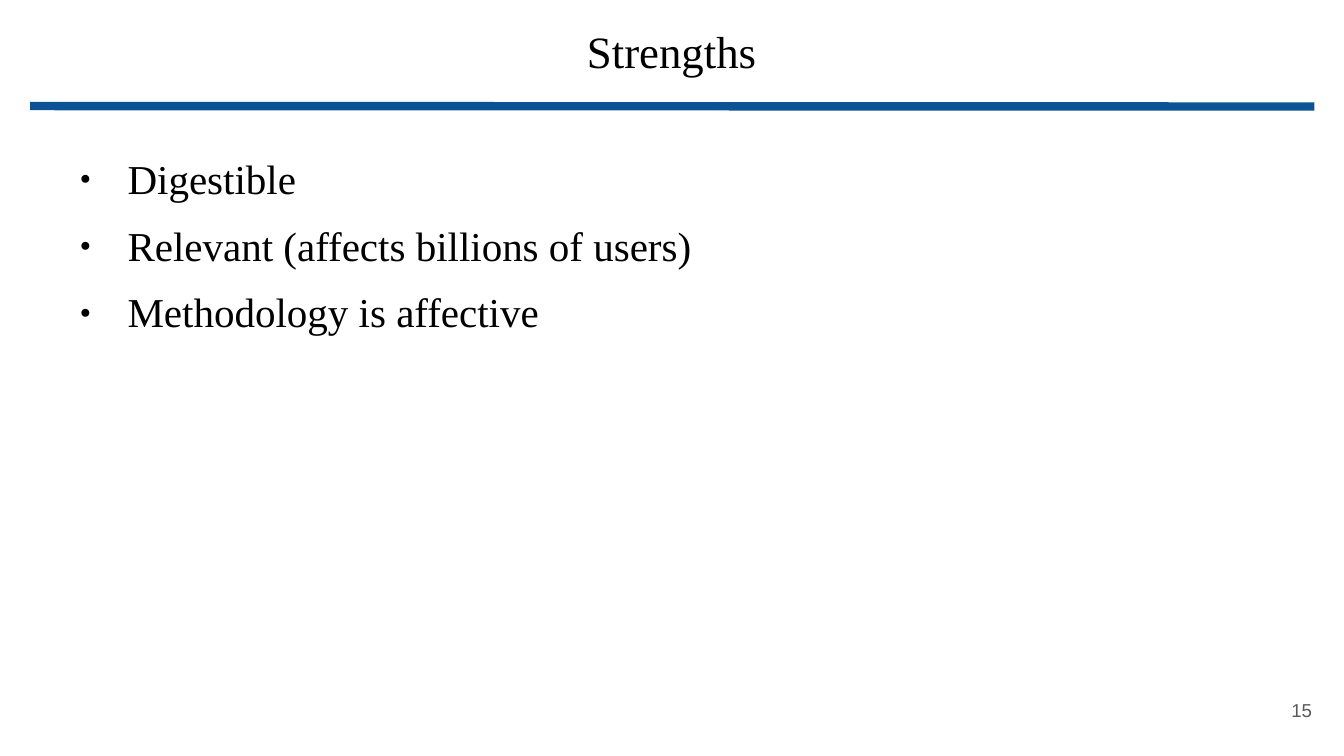
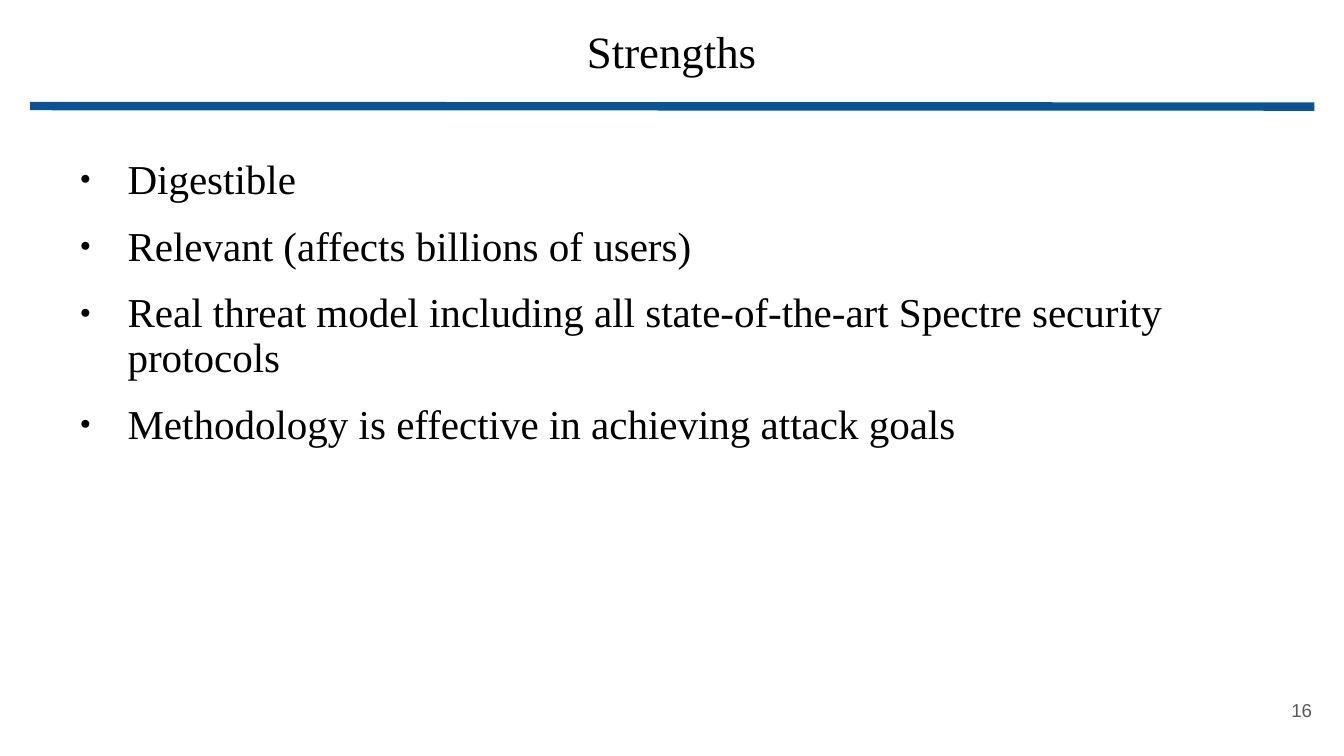
Before and after one commit to wbuz24/grad-research, a slide deck: slide 16 of presentations/Phantom.pptx (slide 15 before the commit). Drawn at 1344x756 pixels with LibreOffice and Linux fonts; fonts in the diff are those of the drawing. Boxes give left, top, right and bottom in pixels: in the first picture for what was removed or moved away, otherwise in the second. Text is boxed around its words. In the diff, an @@ line names an element or a change of style, - is before the commit and + after.

```diff
--- a/presentations/Phantom.pptx
+++ b/presentations/Phantom.pptx
@@ text at box(128, 298, 1162, 446): text changed @@
-● Methodology is affective
+● Real threat model including all state-of-the-art Spectre security protocols
+● Methodology is effective in achieving attack goals
@@ page number at box(1291, 704, 1312, 717): text changed @@
-15
+16
```
Also in this commit, not shown: 4 other slides changed, 5 slides added, 5 slides removed.
